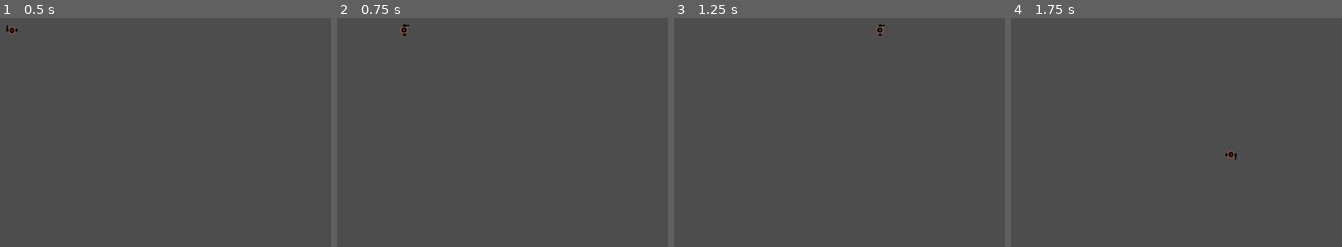
Above: before the commit, frames 1-4 (left to right).
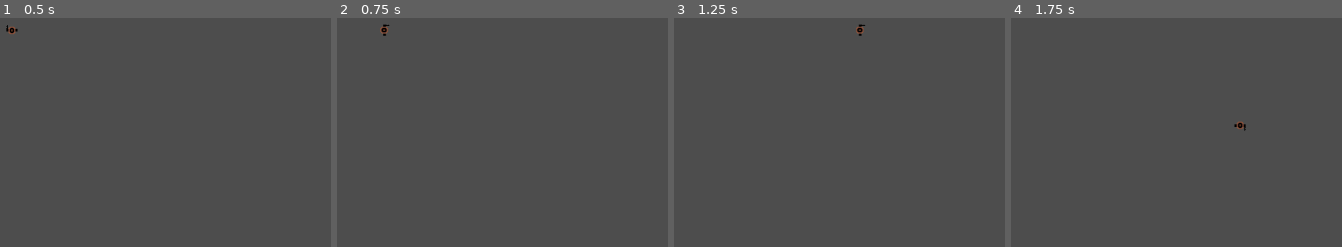
Above: after the commit, the same moments.

Repository: ArpaDeveloper/FGJ2026
Game: Godot game, scene res://scenes/test.tscn
Same seed, same stepped clock (60 frames per second), same inputs: the game is played once before the commit and once after it.
Inputs:
- Up to frame 1 (0.5 s): no input
- Up to frame 2 (0.75 s): tap Enter at 0.5 s; hold Right (ui_right) from 0.53 s (still down)
- Up to frame 3 (1.25 s): keep holding Right (ui_right)
- Up to frame 4 (1.75 s): tap Space at 1.25 s; release Right (ui_right) at 1.28 s; hold Down (ui_down) from 1.28 s (still down)

Frame 1 is identical in both runs. In frame 2, 0.2% of the frame differs, in the area x 12-22%, y 2-8%; in frame 3, 0.2%; in frame 4, 0.2%, in the area x 64-71%, y 45-63%.

Commit message:
added ice under the feet of characters
weeee

Diff:
--- a/character_body_2d.gd
+++ b/character_body_2d.gd
@@ -1,12 +1,19 @@
 extends CharacterBody2D
 
 @export var speed: float = 400.0
+@export var acceleration: float = 2500.0
+@export var friction: float = 2200.0
 
 
-func _physics_process(_delta: float) -> void:
-	# Get input and set velocity
+func _physics_process(delta: float) -> void:
+	# Get input direction
 	var input_direction := Input.get_vector("ui_left", "ui_right", "ui_up", "ui_down")
-	velocity = input_direction * speed
+
+	# Apply acceleration or friction
+	if input_direction.length() > 0:
+		velocity = velocity.move_toward(input_direction * speed, acceleration * delta)
+	else:
+		velocity = velocity.move_toward(Vector2.ZERO, friction * delta)
 
 	# Rotate character to face movement direction
 	if velocity.length() > 0:
